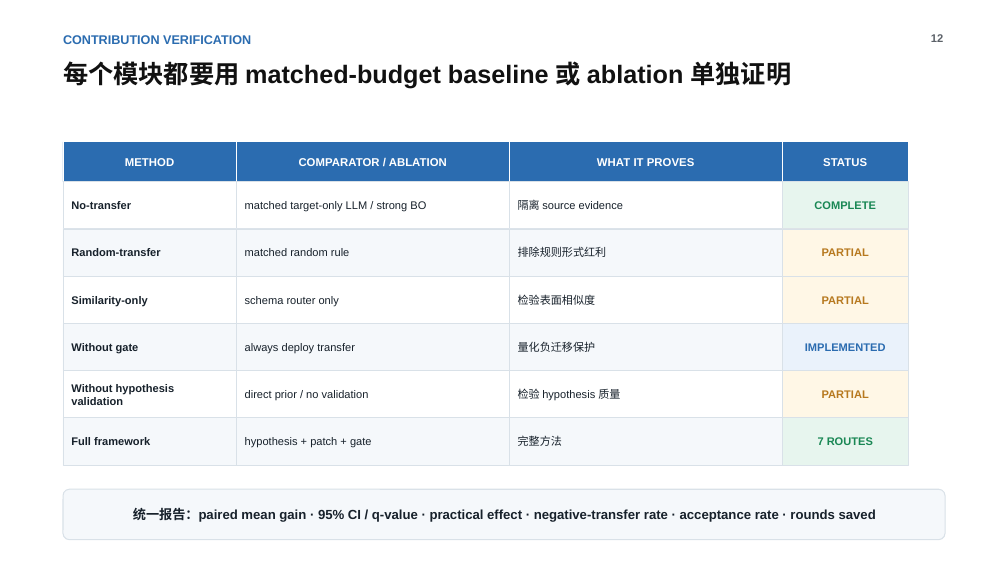
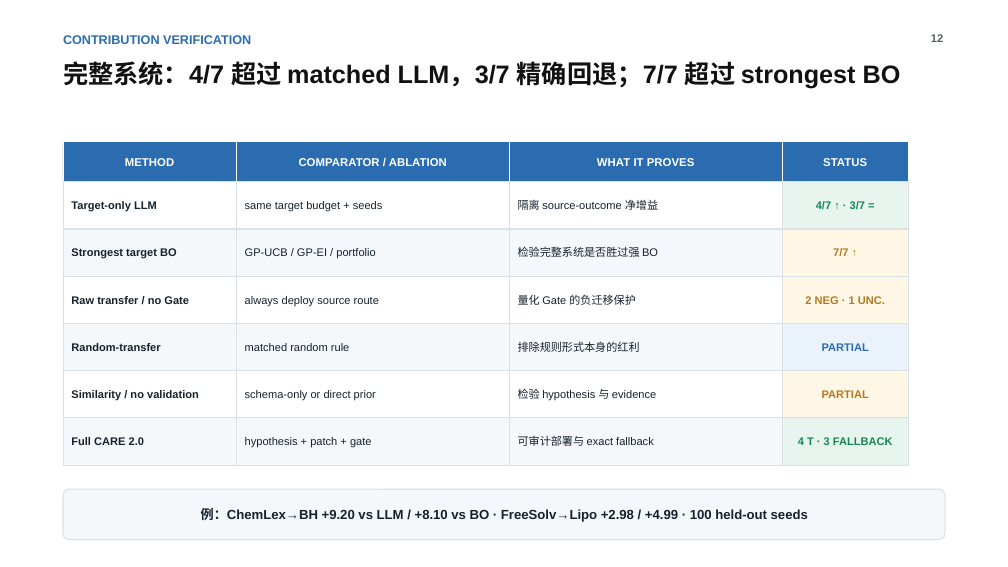
Before and after one commit to SHITIANYU-hue/CARE2.0, a slide deck: slide 12 of CARE2.0_transfer_update_2026-07-30.pptx. Drawn at 1008x567 pixels with LibreOffice and Linux fonts; fonts in the diff are those of the drawing; background and template pictures are left out. Boxes give left, top, right and bottom in pixels: in the first picture for what was removed or moved away, otherwise in the second. Text is boxed around its words. In the diff, an @@ line names an element or a change of style, - is before the commit and + after.

```diff
--- a/CARE2.0_transfer_update_2026-07-30.pptx
+++ b/CARE2.0_transfer_update_2026-07-30.pptx
@@ text at bbox=[63, 61, 901, 89]: text changed @@
-每个模块都要用 matched-budget baseline 或 ablation 单独证明
+完整系统：4/7 超过 matched LLM，3/7 精确回退；7/7 超过 strongest BO
@@ text in rectangle at bbox=[71, 201, 157, 212]: text changed @@
-No-transfer
+Target-only LLM
@@ text in rectangle at bbox=[245, 201, 383, 212]: text changed @@
-matched target-only LLM / strong BO
+same target budget + seeds
@@ text in rectangle at bbox=[518, 200, 658, 210]: text changed @@
-隔离 source evidence
+隔离 source-outcome 净增益
@@ text in rectangle at bbox=[816, 201, 865, 210]: text changed @@
-COMPLETE
+4/7 ↑ · 3/7 =
@@ text in rectangle at bbox=[71, 248, 177, 259]: text changed @@
-Random-transfer
+Strongest target BO
@@ text in rectangle at bbox=[245, 248, 375, 259]: text changed @@
-matched random rule
+GP-UCB / GP-EI / portfolio
@@ text in rectangle at bbox=[518, 247, 658, 257]: text changed @@
-排除规则形式红利
+检验完整系统是否胜过强 BO
@@ text in rectangle at bbox=[833, 248, 848, 256]: text changed @@
-PARTIAL
+7/7 ↑
@@ text in rectangle at bbox=[71, 296, 189, 304]: text changed @@
-Similarity-only
+Raw transfer / no Gate
@@ text in rectangle at bbox=[245, 296, 379, 306]: text changed @@
-schema router only
+always deploy source route
@@ text in rectangle at bbox=[518, 294, 636, 305]: text changed @@
-检验表面相似度
+量化 Gate 的负迁移保护
@@ rectangle added at bbox=[782, 276, 908, 324], fill #FFF7E6, outline #D9E1E8 0.53 pt, 7.9 pt, text #B7791F, bold @@
+2 NEG · 1 UNC.
@@ rectangle "PARTIAL": place and size @@
-rectangle "PARTIAL" at bbox=[782, 276, 908, 324]
+rectangle "PARTIAL" at bbox=[782, 324, 908, 371]
@@ rectangle "PARTIAL" at bbox=[782, 324, 908, 371]: text colour #B7791F to #2B6CB0; fill #FFF7E6 to #EAF2FB @@
@@ rectangle removed at bbox=[782, 324, 908, 371] @@
-IMPLEMENTED
@@ text in rectangle at bbox=[71, 343, 160, 351]: text changed @@
-Without gate
+Random-transfer
@@ text in rectangle at bbox=[245, 343, 349, 351]: text changed @@
-always deploy transfer
+matched random rule
@@ text in rectangle at bbox=[518, 341, 640, 352]: text changed @@
-量化负迁移保护
+排除规则形式本身的红利
@@ text in rectangle at bbox=[518, 389, 656, 401]: text changed @@
-检验 hypothesis 质量
+检验 hypothesis 与 evidence
@@ text in rectangle at bbox=[71, 390, 199, 401]: text changed @@
-Without hypothesis validation
+Similarity / no validation
@@ text in rectangle at bbox=[245, 390, 376, 401]: text changed @@
-direct prior / no validation
+schema-only or direct prior
@@ text in rectangle at bbox=[71, 437, 144, 445]: text changed @@
-Full framework
+Full CARE 2.0
@@ text in rectangle at bbox=[518, 436, 654, 446]: text changed @@
-完整方法
+可审计部署与 exact fallback
@@ text in rectangle at bbox=[798, 437, 893, 445]: text changed @@
-7 ROUTES
+4 T · 3 FALLBACK
@@ text in rounded rectangle at bbox=[201, 508, 808, 522]: text changed @@
-统一报告：paired mean gain · 95% CI / q-value · practical effect · negative-transfer rate · acceptance rate · rounds saved
+例：ChemLex→BH +9.20 vs LLM / +8.10 vs BO · FreeSolv→Lipo +2.98 / +4.99 · 100 held-out seeds
```
Also in this commit, not shown: 3 other slides changed.
